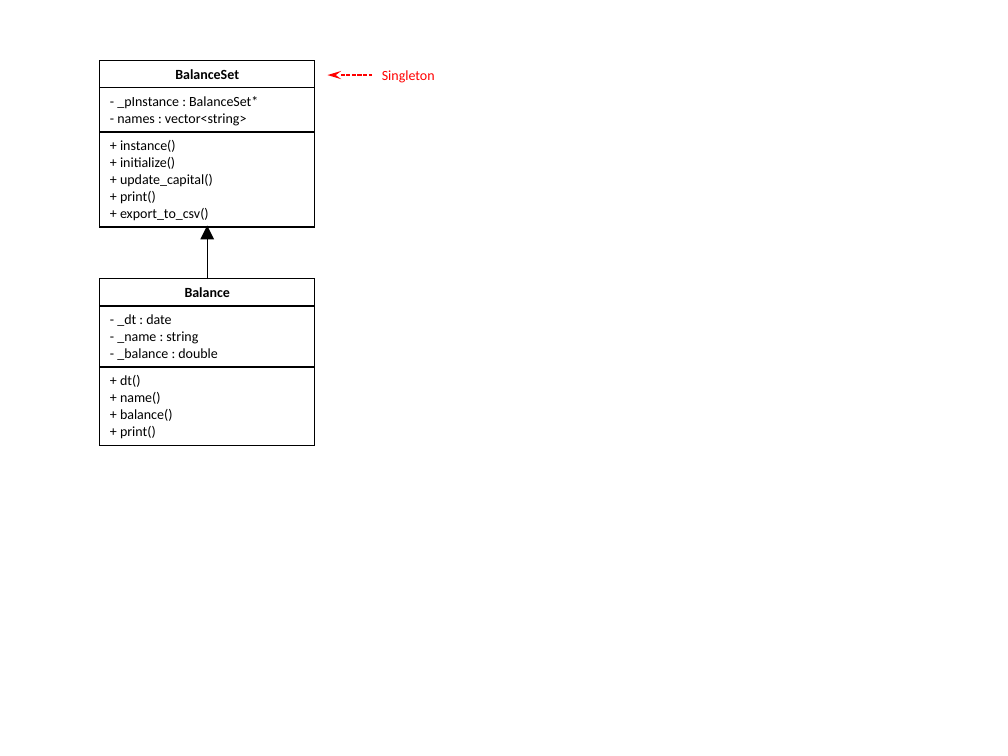
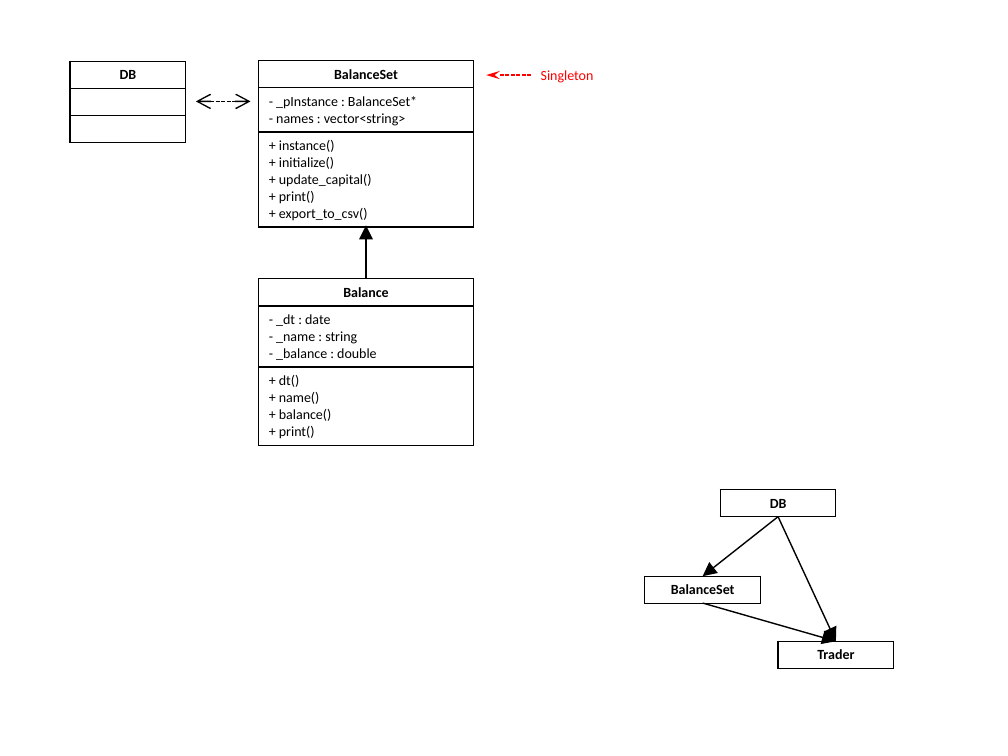
Before and after one commit to ljw2602/cppbacktester, a slide deck: slide 6 of UML.pptx. Drawn at 1008x756 pixels with LibreOffice and Linux fonts; fonts in the diff are those of the drawing. Boxes give left, top, right and bottom in pixels: in the first picture for what was removed or moved away, otherwise in the second. Text is boxed around its words. In the diff, an @@ line names an element or a change of style, - is before the commit and + after.

```diff
--- a/UML.pptx
+++ b/UML.pptx
@@ table added at (x1=70, y1=61, x2=185, y2=142), 3 rows, 1 columns @@
+DB
+
+
@@ 2 tables, 2 arrows, 1 text moved together from (x1=100, y1=60, x2=435, y2=444) to (x1=259, y1=60, x2=594, y2=444) @@
@@ double arrow added from (196, 102) to (251, 102), #000000 1 pt dashed @@
@@ table added at (x1=721, y1=490, x2=837, y2=517), 1 rows, 1 columns @@
+DB
@@ arrow added from (778, 517) to (703, 577), #000000 1 pt @@
@@ arrow added from (778, 517) to (836, 641), #000000 1 pt @@
@@ table added at (x1=645, y1=577, x2=761, y2=604), 1 rows, 1 columns @@
+BalanceSet
@@ arrow added from (703, 603) to (836, 641), #000000 1 pt @@
@@ table added at (x1=778, y1=641, x2=894, y2=668), 1 rows, 1 columns @@
+Trader
```
Also in this commit, not shown: 28 other files.
